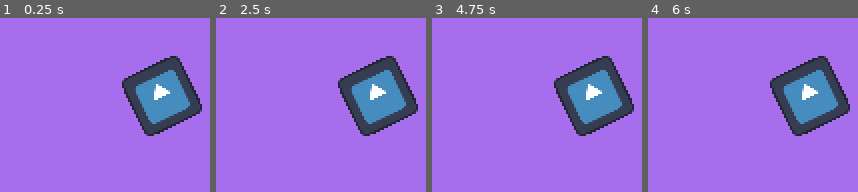
Above: before the commit, frames 1-4 (left to right).
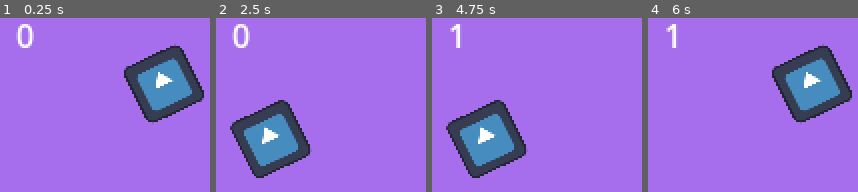
Above: after the commit, the same moments.

Repository: emmetl913/GMTK2024
Game: Godot game, scene res://games/CrackingGame/CrackingGame.tscn
Two runs of this game, one before a commit and one after it. Both use one fixed random seed, a clock stepped at 60 frames per second and the inputs below. This scene is started directly instead of the project's main scene. The engine's default icon, where the game draws it, is replaced by a stand-in: a white triangle on a blue panel in a dark square.
Inputs (mouse positions are in pixels of both pictures, inside the frame that each line leads up to):
- Up to frame 1 (0.25 s): no input
- Up to frame 2 (2.5 s): tap Enter at 0.5, 2 s; move the mouse to (outside the picture) at 0.52 s; press the mouse at (outside the picture) at 0.53 s; tap S (S) at 0.8, 1.35 s; tap Space at 1.25 s; move the mouse to (outside the picture) at 1.27 s; release the mouse at (outside the picture) at 1.28 s; tap W (W) at 1.55 s; move the mouse to (400, 61) at 2.02 s; hold W (W) from 2.03 s (still down); click (400, 61) at 2.3 s
- Up to frame 3 (4.75 s): move the mouse to (outside the picture) at 2.77 s; release W (W) at 2.78 s; click (outside the picture) at 2.85 s; tap S (S) at 3.05 s; move the mouse to (outside the picture) at 3.52 s; hold S (S) 3.53-4.28 s; tap W (W) at 3.8, 4.35 s; tap Space at 4.25 s; move the mouse to (outside the picture) at 4.27 s; click (outside the picture) at 4.55 s
- Up to frame 4 (6 s): move the mouse to (799, 139) at 5.02 s; press the mouse at (799, 139) at 5.03 s; tap S (S) at 5.3, 5.85 s; tap Enter at 5.75 s; move the mouse to (671, 49) at 5.77 s; release the mouse at (671, 49) at 5.78 s

The runs differ from the first frame. In frame 1, 12% of the frame differs, in the area x 7-98%, y 3-68%; in frame 2, 23%, in the area x 6-97%, y 3-92%; in frame 3, 22%; in frame 4, 11%.

Commit message:
egg cracking game done

Diff:
--- a/games/ChoppingGame/ChoppingGame.tscn
+++ b/games/ChoppingGame/ChoppingGame.tscn
@@ -24,7 +24,7 @@
 
 [node name="ChoppingGame" type="Node2D"]
 script = ExtResource("1_pc1qu")
-knife_speed = 300
+knife_speed = 500
 sweetspot_size = 32
 
 [node name="ColorRect" type="ColorRect" parent="."]
--- a/games/CrackingGame/CrackingGame.gd
+++ b/games/CrackingGame/CrackingGame.gd
@@ -1,14 +1,59 @@
 extends Base_Game
 
+var current_stage : Array[bool] = [true, false, false, false]
+@export var first_cracks : int
+@export var second_cracks : int
+@export var third_cracks : int
+@export var crack_speed : int
+@onready var egg_path = $EggStuff/Path2D/PathFollow2D
+@onready var crack_label = $Cracks
+var is_cracking : bool = false
+var total_cracks : int = 0
+var max_cracks : int
 
 # Called when the node enters the scene tree for the first time.
 func _ready():
-	pass # Replace with function body.
+	first_cracks = randi_range(1,3)
+	second_cracks = randi_range(1,3)
+	third_cracks = randi_range(1,3)
+	max_cracks = first_cracks + second_cracks + third_cracks
+	crack_label.text = "0"
+	print("First cracks: ", first_cracks, "   Second cracks: ", second_cracks, "   Third cracks: ", third_cracks)
 
 func _input(event):
 	if event.is_action_pressed("LMB"):
-		pass
+		is_cracking = true
+		print("Start cracking")
+		total_cracks+= 1
 
 # Called every frame. 'delta' is the elapsed time since the previous frame.
 func _process(delta):
-	pass
+	if is_cracking:
+		print(egg_path.progress_ratio)
+		if egg_path.progress_ratio < 1:
+			egg_path.progress += crack_speed*delta
+		else:
+			print("Crack complete")
+			egg_path.progress_ratio = 0
+			is_cracking = false
+	if total_cracks > first_cracks and current_stage[0]:
+		crack_label.text = "1"
+		current_stage[0] = false
+		current_stage[1] = true
+	elif total_cracks > second_cracks+first_cracks and current_stage[1]:
+		crack_label.text = "2"
+		current_stage[1] = false
+		current_stage[2] = true
+	if total_cracks > max_cracks:
+		$EggStuff/Path2D/PathFollow2D/Sprite2D.visible = false
+		super.onLose()
+	if max_cracks == total_cracks:
+		print("Won in game")
+		if $Crack_timer.time_left == 0:
+			$Crack_timer.start()
+		$EggStuff/Path2D/PathFollow2D/Sprite2D.self_modulate = Color(0,1,0)
+
+
+func _on_crack_timer_timeout():
+	print("Timer end")
+	super.onWin()
--- a/games/CrackingGame/CrackingGame.tscn
+++ b/games/CrackingGame/CrackingGame.tscn
@@ -5,12 +5,13 @@
 
 [sub_resource type="Curve2D" id="Curve2D_iq5qu"]
 _data = {
-"points": PackedVector2Array(0, 0, 0, 0, 181, 68, 0, 0, 0, 0, 119, 98, 0, 0, 0, 0, 182, 67)
+"points": PackedVector2Array(0, 0, 0, 0, 182, 60.8, 0, 0, 0, 0, 147, 69.0667, 0, 0, 0, 0, 119, 98, 0, 0, 0, 0, 147, 69.0667, 0, 0, 0, 0, 182, 60.8)
 }
-point_count = 3
+point_count = 5
 
 [node name="CrackingGame" type="Node2D"]
 script = ExtResource("1_s24qa")
+crack_speed = 350
 
 [node name="ColorRect" type="ColorRect" parent="."]
 offset_right = 320.0
@@ -20,14 +21,28 @@
 [node name="EggStuff" type="Node2D" parent="."]
 
 [node name="Path2D" type="Path2D" parent="EggStuff"]
+position = Vector2(0, 3.16129)
+scale = Vector2(1, 0.967742)
 curve = SubResource("Curve2D_iq5qu")
 
 [node name="PathFollow2D" type="PathFollow2D" parent="EggStuff/Path2D"]
-position = Vector2(181, 68)
+position = Vector2(182, 60.8)
 rotation = 2.69093
 rotates = false
+loop = false
 
 [node name="Sprite2D" type="Sprite2D" parent="EggStuff/Path2D/PathFollow2D"]
 scale = Vector2(0.25, 0.25)
 texture = ExtResource("2_ikun7")
 flip_v = true
+
+[node name="Cracks" type="Label" parent="."]
+offset_left = 108.0
+offset_top = 26.0
+offset_right = 148.0
+offset_bottom = 49.0
+
+[node name="Crack_timer" type="Timer" parent="."]
+one_shot = true
+
+[connection signal="timeout" from="Crack_timer" to="." method="_on_crack_timer_timeout"]
--- a/worlds/MicroGamePlayer.gd
+++ b/worlds/MicroGamePlayer.gd
@@ -20,6 +20,7 @@
 	gameScenes.append(preload("res://games/ChoppingGame/ChoppingGame.tscn"))
 	gameScenes.append(preload("res://games/PickingGame/PickingGame.tscn"))
 	gameScenes.append(preload("res://games/ChurningGame/ChurningGame.tscn"))
+	gameScenes.append(preload("res://games/CrackingGame/CrackingGame.tscn"))
 
 func startGame(gameID: int):
 	game_inst = gameScenes[gameID].instantiate()
